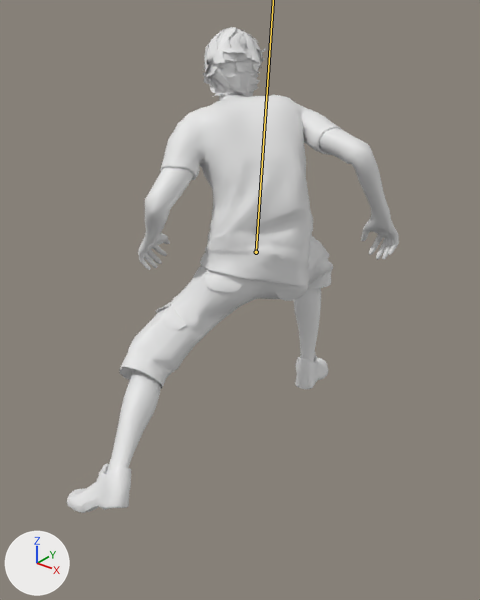
An edit to the glTF model Player/Player.glb, drawn before and after from the same camera.
The view is the same before and after, from a camera (50 mm lens) standing at (2.88, -3.55, 3.34) and looking at (0.33, -0.35, 1.36). Arrows for +X, +Y and +Z are at lower left; the lights stay in place. Both versions are drawn at frame 13 of the action 'SlowTurn'; the numbers are the values there. The bones that change are drawn over the model as lines.

In view in the first picture: 'Body'.
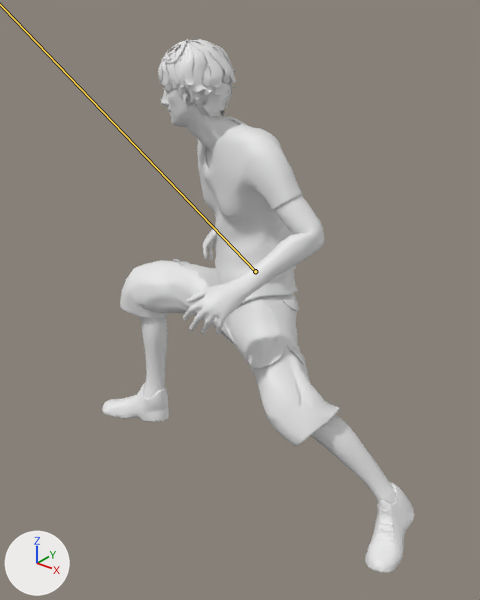
Changed parts and their boxes [x1, y1, x2, y2] in the pictures (480 x 600 px):
'Body', posed (10% taller)
    before: [67, 27, 399, 513]
    after: [102, 39, 415, 573]

The edits, one by one:
Bone 'mixamorig:Hips' (bone_mixamorig_hips) moves from (18.0, -54.0, 0.0) to (18.0, -69.0, 0.0).
Bone 'mixamorig:Hips' (bone_mixamorig_hips) turns from (24, -129, -10) to (-7, -29, 16) degrees about its own x, y and z.
